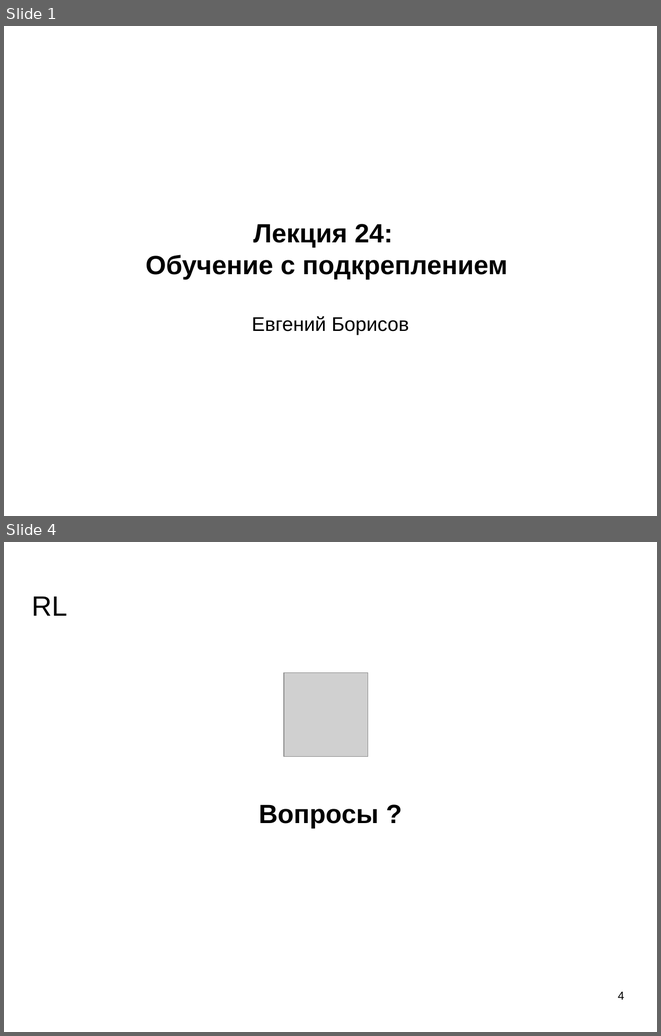
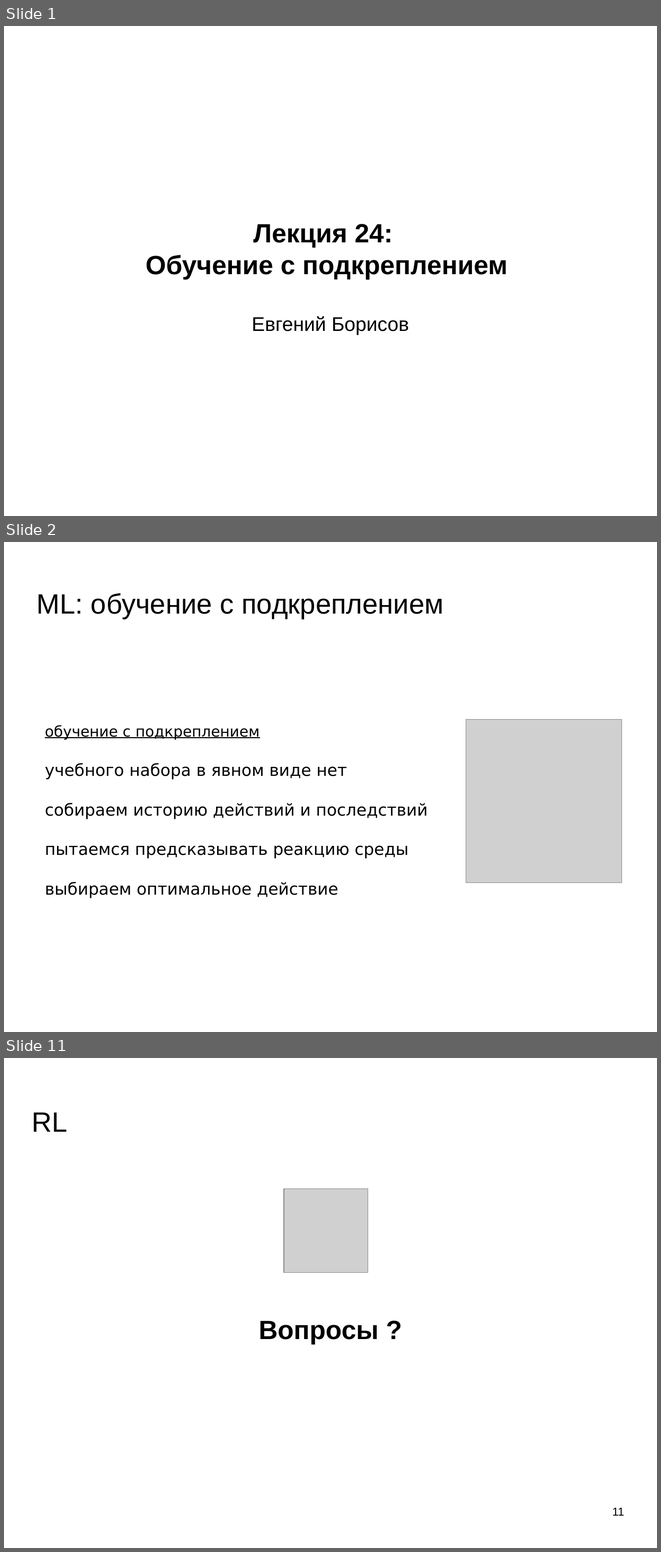
Before and after one commit to mechanoid5/ml_lectorium_legacy, a slide deck: 24-rl-dqn.odp. Shown one above the other, each under a label of ours: slides 1 and 4 before the commit, slides 1, 2 and 11 after it; the slides between them are not shown. The pictures are 661x1036 and 661x1552 pixels, drawn with LibreOffice and Linux fonts; fonts in the diff are those of the drawing; grey boxes stand for pictures; background and template pictures are left out. Boxes give left, top, right and bottom in pixels: in the first picture for what was removed or moved away, otherwise in the second. Text is boxed around its words. In the diff, an @@ line names an element or a change of style, - is before the commit and + after.

```diff
--- a/24-rl-dqn.odp
+++ b/24-rl-dqn.odp
@@ slide 2 added at bbox=[4, 542, 657, 1032], background picture (left out) @@
@@ title added at bbox=[37, 593, 443, 619], 33.9 pt, text #000000 @@
+ML: обучение с подкреплением
@@ text added at bbox=[45, 725, 428, 898], 20 pt, text #000000 @@
+обучение с подкреплением
+учебного набора в явном виде нет
+собираем историю действий и последствий
+пытаемся предсказывать реакцию среды
+выбираем оптимальное действие
@@ picture added at bbox=[466, 719, 623, 883] @@
@@ what was slide 4 is now slide 11 @@
@@ page number at bbox=[612, 1507, 625, 1515]: text changed @@
-4
+11
```
Also in this commit, not shown: 1 slide changed, 7 other slides added, 1 slide removed.
